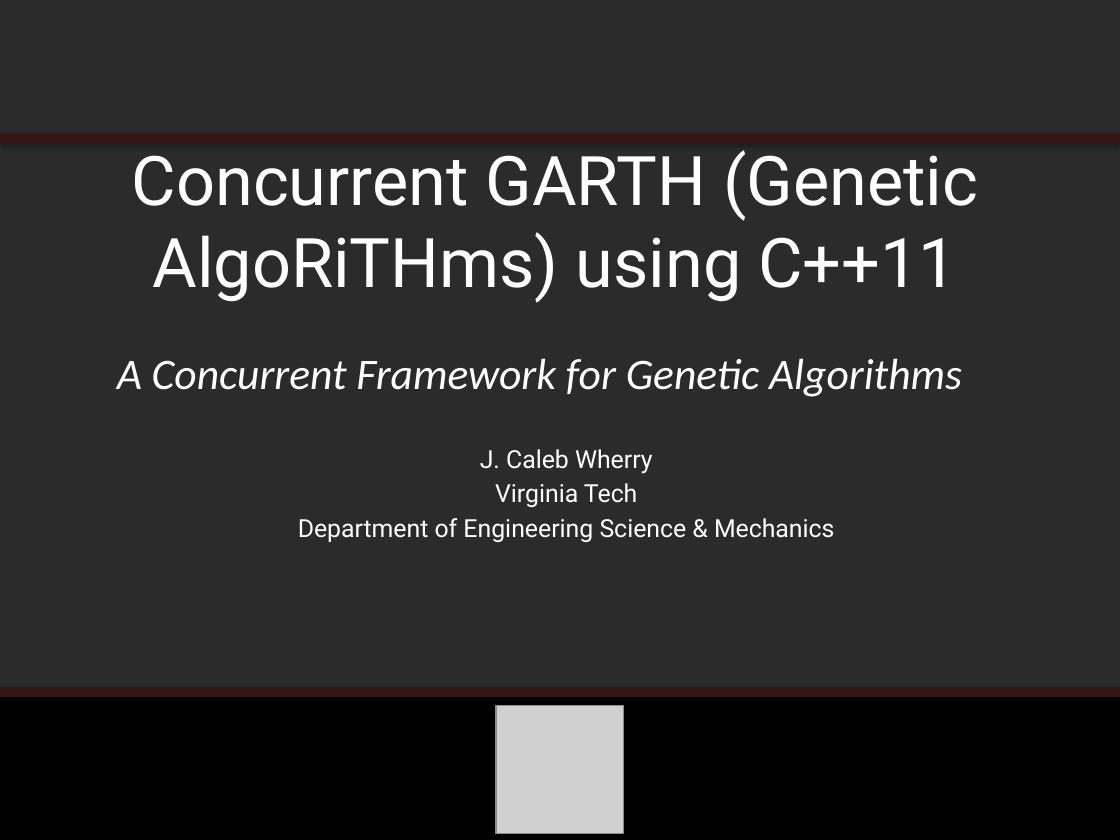
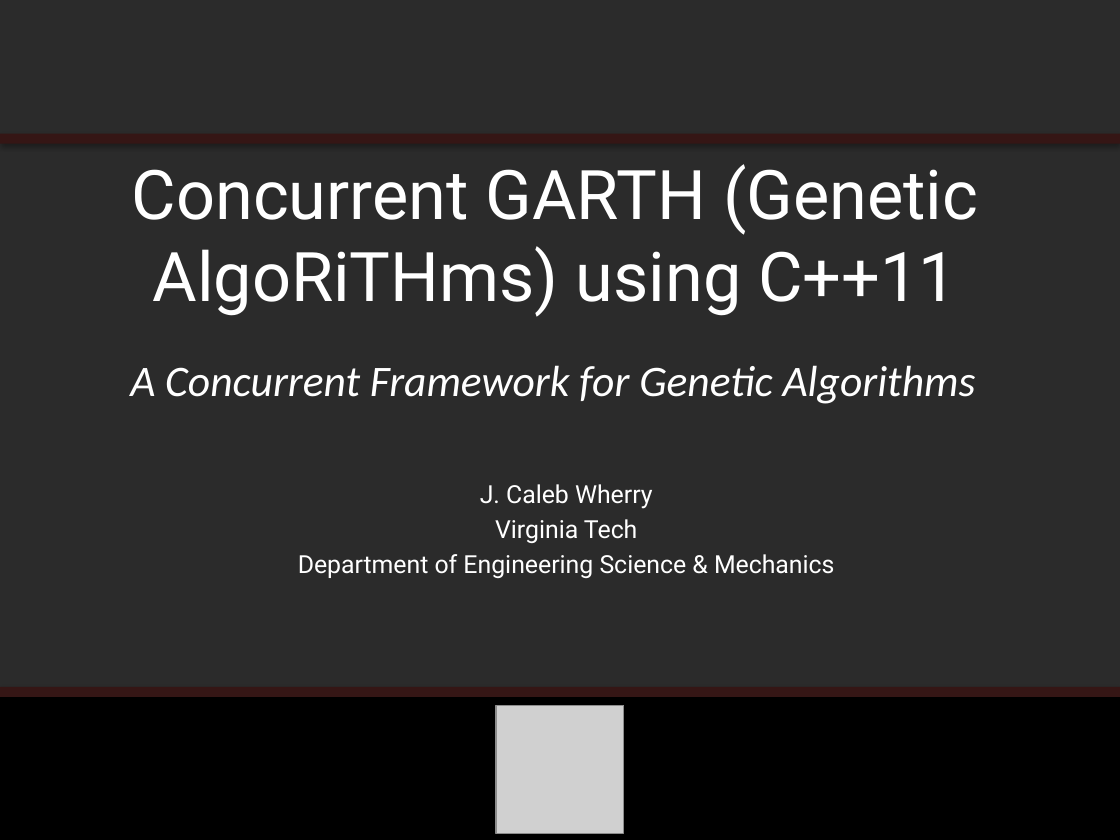
Before and after one commit to calebwherry/Concurrent-GARTH, a slide deck: slide 1 of doc/presentations/VT-CS-5510/Concurrent-GARTH.pptx. Drawn at 1120x840 pixels with LibreOffice and Linux fonts; fonts in the diff are those of the drawing; grey boxes stand for pictures; background and template pictures are left out; a plain dark background stands for a picture behind light text. Boxes give left, top, right and bottom in pixels: in the first picture for what was removed or moved away, otherwise in the second. Text is boxed around its words. In the diff, an @@ line names an element or a change of style, - is before the commit and + after.

```diff
--- a/doc/presentations/VT-CS-5510/Concurrent-GARTH.pptx
+++ b/doc/presentations/VT-CS-5510/Concurrent-GARTH.pptx
@@ title "Concurrent GARTH (Genetic AlgoRiTHms) using ...": place and size @@
-title "Concurrent GARTH (Genetic AlgoRiTHms) using ..." at [132, 150, 978, 303]
+title "Concurrent GARTH (Genetic AlgoRiTHms) using ..." at [132, 164, 978, 317]
@@ text "A Concurrent Framework for Genetic ...": place and size @@
-text "A Concurrent Framework for Genetic ..." at [117, 358, 962, 397]
+text "A Concurrent Framework for Genetic ..." at [130, 365, 976, 404]
@@ subtitle "J. Caleb Wherry": place and size @@
-subtitle "J. Caleb Wherry" at [298, 449, 835, 542]
+subtitle "J. Caleb Wherry" at [298, 484, 835, 578]
```
Also in this commit, not shown: 3 other slides changed, 2 slides added, 1 slide removed, 1 other file.
